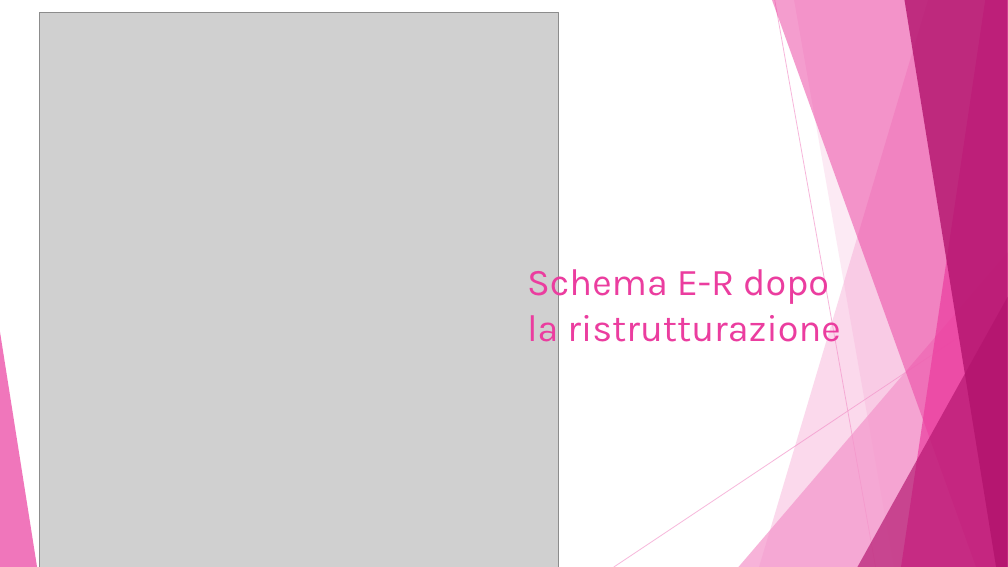
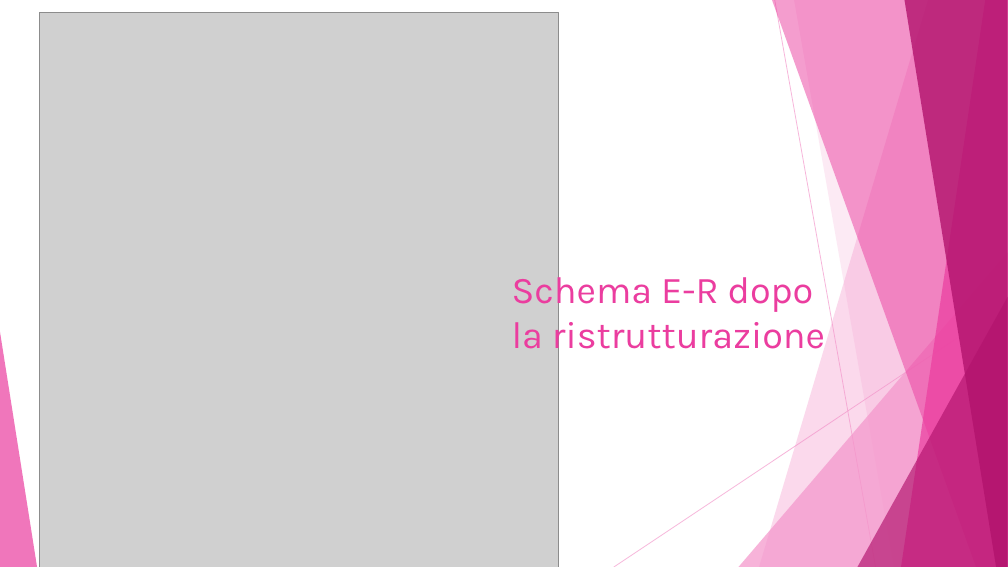
Before and after one commit to Damiana-Arangio/database-biblioteca, a slide deck: slide 9 of docs/presentazione.pptx (slide 11 before the commit). Drawn at 1008x567 pixels with LibreOffice and Linux fonts; fonts in the diff are those of the drawing; grey boxes stand for pictures. Boxes give left, top, right and bottom in pixels: in the first picture for what was removed or moved away, otherwise in the second. Text is boxed around its words. In the diff, an @@ line names an element or a change of style, - is before the commit and + after.

```diff
--- a/docs/presentazione.pptx
+++ b/docs/presentazione.pptx
@@ title "Schema E-R dopo la ristrutturazione": place and size @@
-title "Schema E-R dopo la ristrutturazione" at <box>527,261,840,350</box>
+title "Schema E-R dopo la ristrutturazione" at <box>512,268,825,358</box>
```
Also in this commit, not shown: 9 other slides changed, 1 slide removed.
